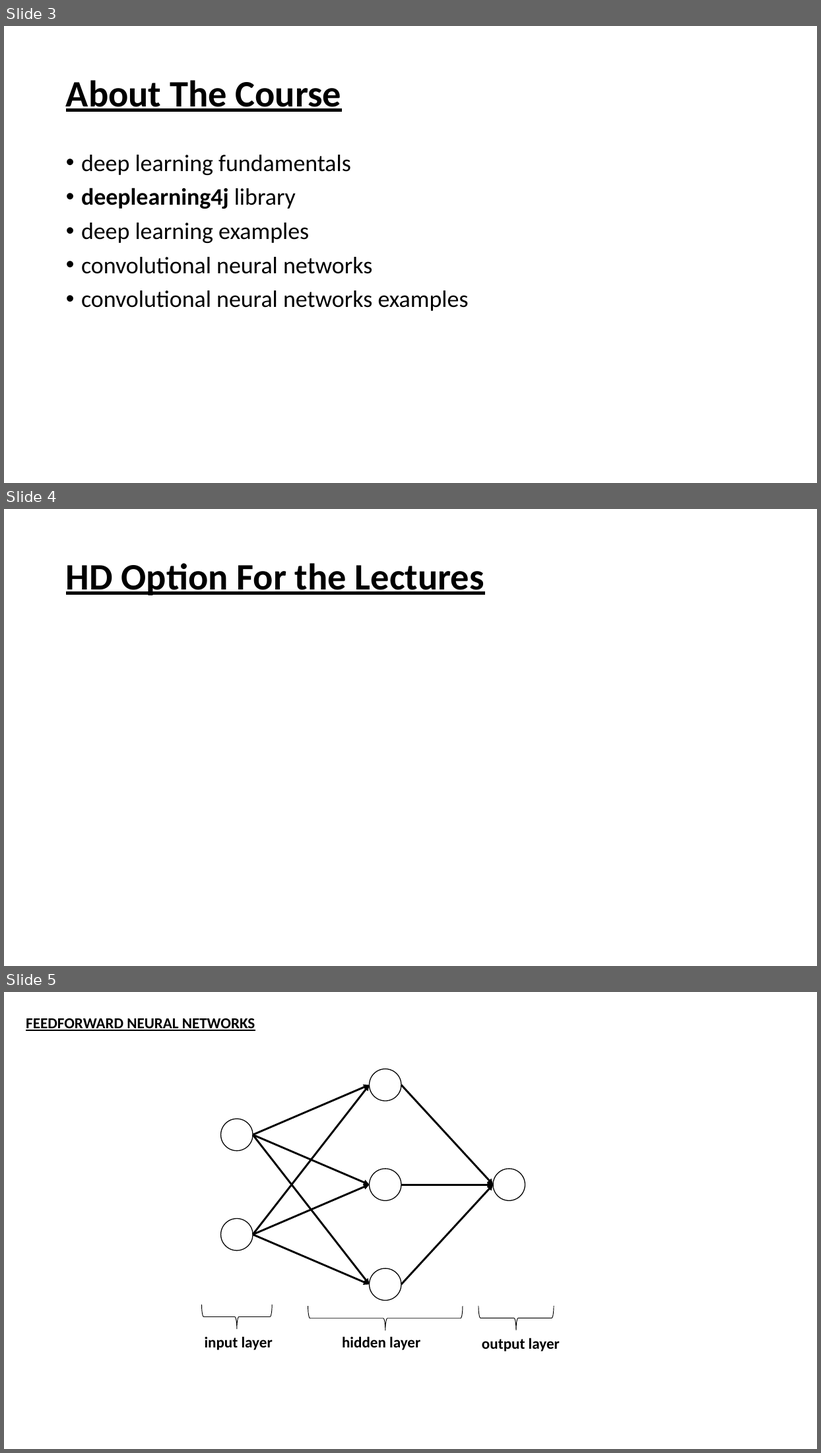
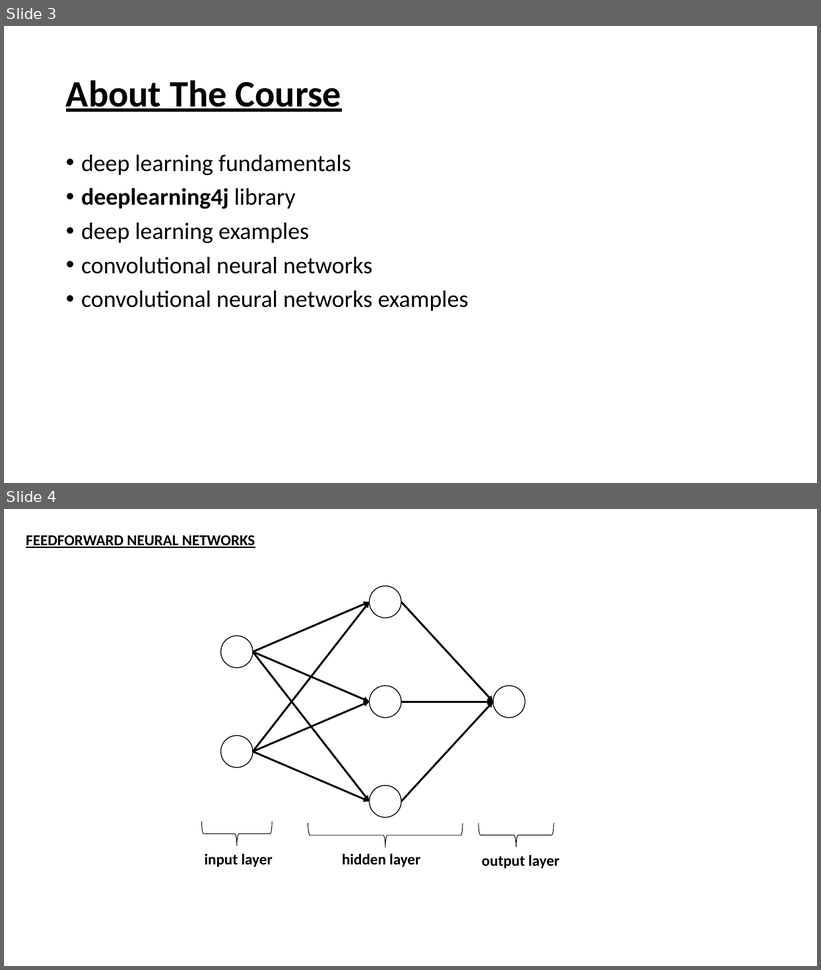
Before and after one commit to woosa7/udacity_projects, a slide deck: ML_DL_Balazs/Lec_Notes/note_DL.pptx. Shown one above the other, each under a label of ours: slides 3, 4 and 5 before the commit, slides 3 and 4 after it. The pictures are 821x1453 and 821x970 pixels, drawn with LibreOffice and Linux fonts; fonts in the diff are those of the drawing. Boxes give left, top, right and bottom in pixels: in the first picture for what was removed or moved away, otherwise in the second. Text is boxed around its words. In the diff, an @@ line names an element or a change of style, - is before the commit and + after.

```diff
--- a/ML_DL_Balazs/Lec_Notes/note_DL.pptx
+++ b/ML_DL_Balazs/Lec_Notes/note_DL.pptx
@@ slide 4 removed at (x1=4, y1=509, x2=817, y2=966), background #FFFFFF @@
@@ title removed at (x1=66, y1=563, x2=484, y2=595) @@
-HD Option For the Lectures
@@ what was slide 5 is now slide 4 @@
```
Also in this commit, not shown: 1 slide changed, 27 other slides removed, 2 other files.
